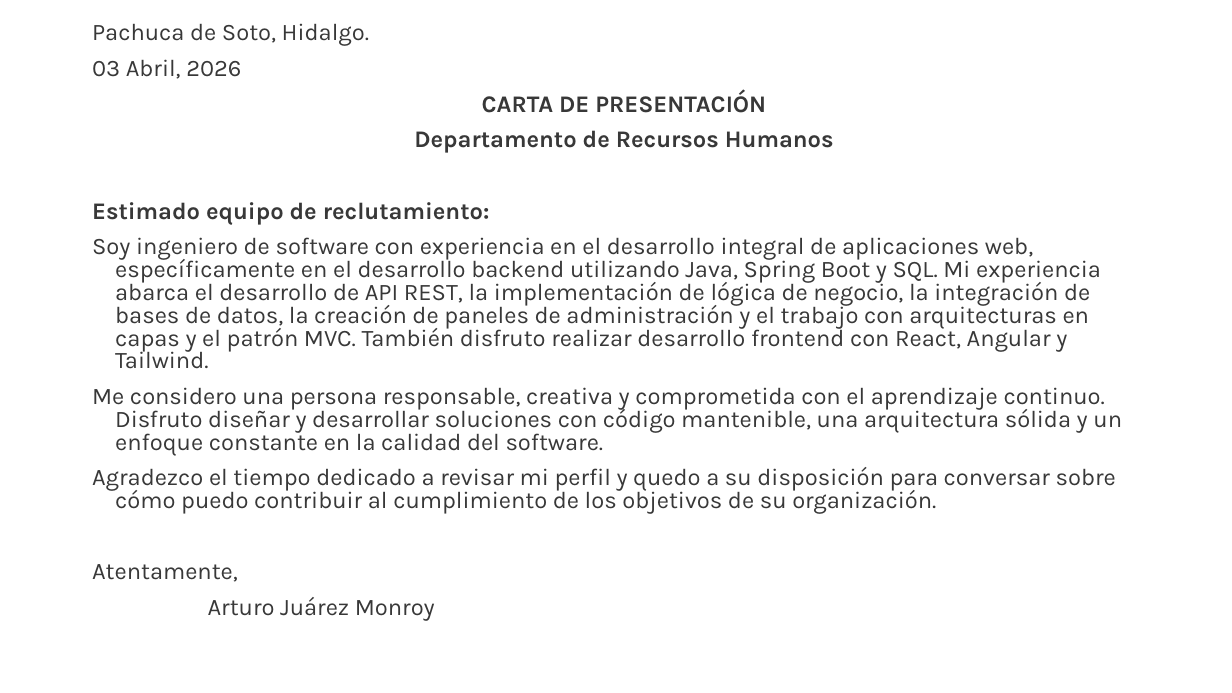
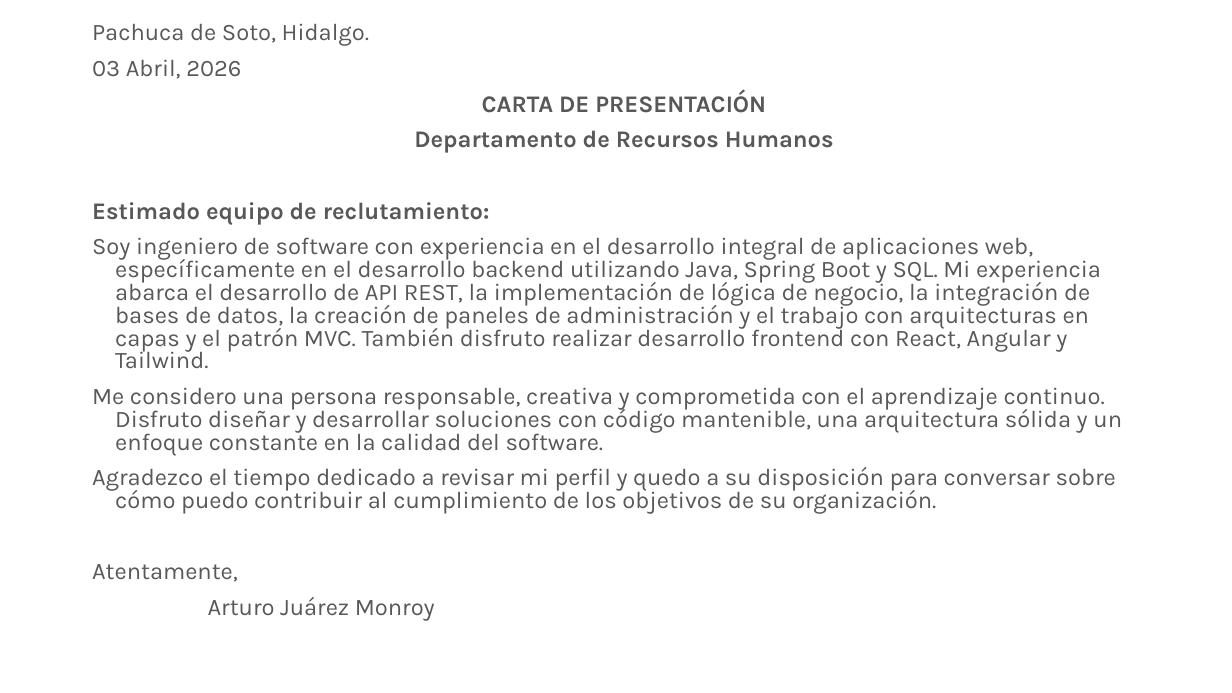
Before and after one commit to ArturoJM0A1/arturojmdev, a slide deck: slide 1 of public/Carta de Presentación.pptx. Drawn at 1232x693 pixels with LibreOffice and Linux fonts; fonts in the diff are those of the drawing. Boxes give left, top, right and bottom in pixels: in the first picture for what was removed or moved away, otherwise in the second. Text is boxed around its words. In the diff, an @@ line names an element or a change of style, - is before the commit and + after.

```diff
--- a/public/Carta de Presentación.pptx
+++ b/public/Carta de Presentación.pptx
@@ text "Pachuca de Soto, Hidalgo." at box(92, 24, 1122, 621): text colour #383838 to #585858 @@
```
Also in this commit, not shown: 4 other files.
